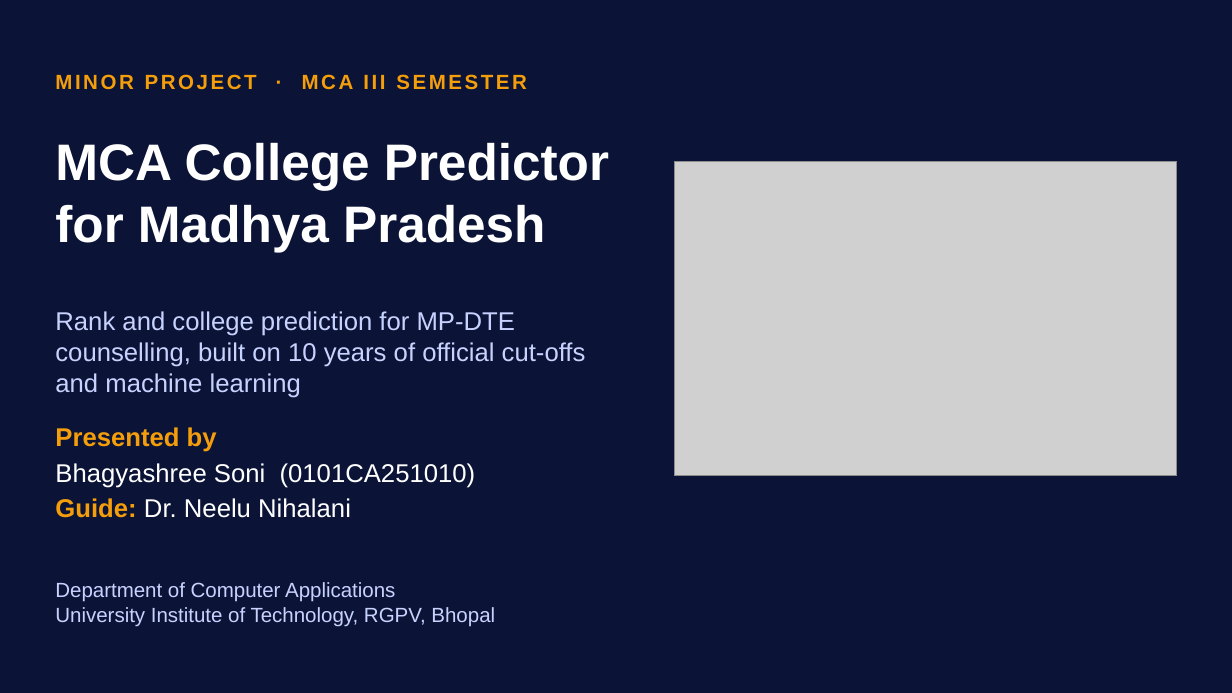
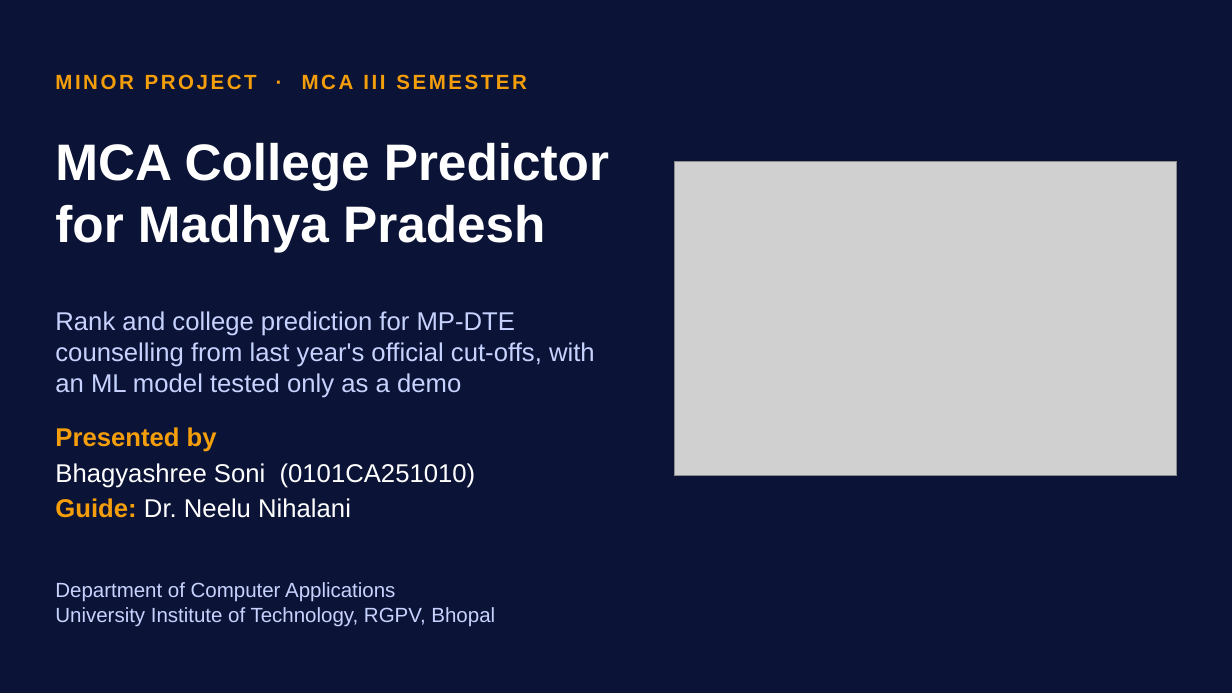
Before and after one commit to i-bhagyashree/mca-college-predictor, a slide deck: slide 1 of presentation/MCA_College_Predictor_Presentation.pptx. Drawn at 1232x693 pixels with LibreOffice and Linux fonts; fonts in the diff are those of the drawing; grey boxes stand for pictures. Boxes give left, top, right and bottom in pixels: in the first picture for what was removed or moved away, otherwise in the second. Text is boxed around its words. In the diff, an @@ line names an element or a change of style, - is before the commit and + after.

Commit message:
Presentation: Rank Predictor as the main tool, ML model shown as a demo

```diff
--- a/presentation/MCA_College_Predictor_Presentation.pptx
+++ b/presentation/MCA_College_Predictor_Presentation.pptx
@@ text at <box>55,311,595,398</box>: text changed @@
-Rank and college prediction for MP-DTE counselling, built on 10 years of official cut-offs and machine learning
+Rank and college prediction for MP-DTE counselling from last year's official cut-offs, with an ML model tested only as a demo
```
Also in this commit, not shown: 1 other slide changed, 1 other file.
